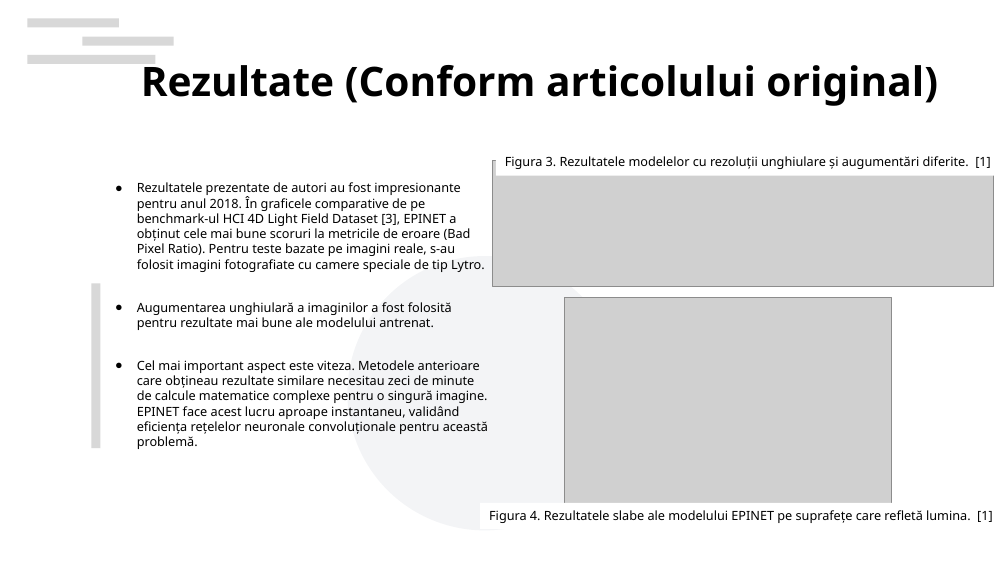
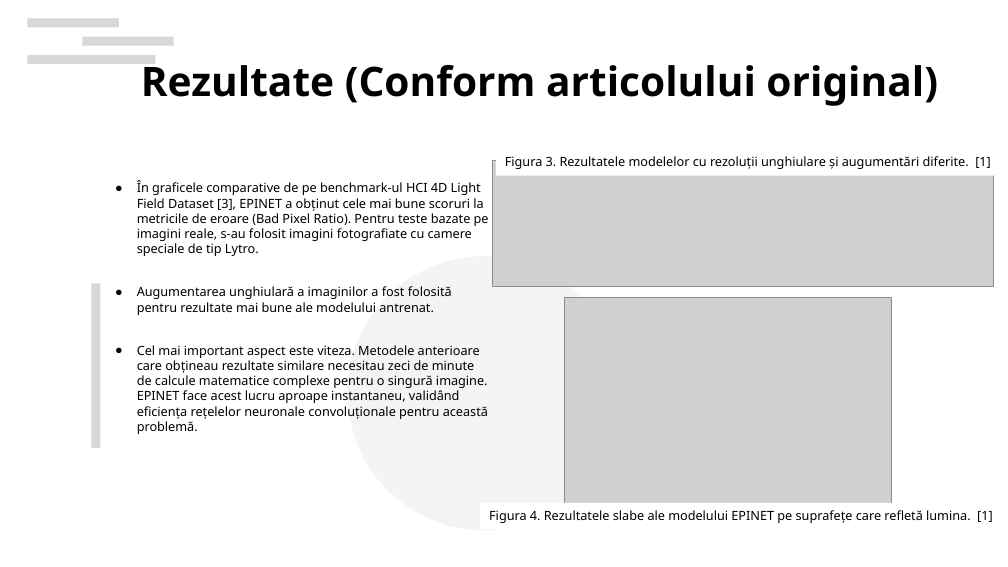
Before and after one commit to tbtiberiu/epinet, a slide deck: slide 5 of docs/Prezentare_EPINET_Boscan_Tiberiu-Ion.odp. Drawn at 1008x567 pixels with LibreOffice and Linux fonts; fonts in the diff are those of the drawing; grey boxes stand for pictures; background and template pictures are left out. Boxes give left, top, right and bottom in pixels: in the first picture for what was removed or moved away, otherwise in the second. Text is boxed around its words. In the diff, an @@ line names an element or a change of style, - is before the commit and + after.

```diff
--- a/docs/Prezentare_EPINET_Boscan_Tiberiu-Ion.odp
+++ b/docs/Prezentare_EPINET_Boscan_Tiberiu-Ion.odp
@@ text at (137, 180, 489, 256): text changed @@
-● Rezultatele prezentate de autori au fost impresionante pentru anul 2018. În graficele comparative de pe benchmark-ul HCI 4D Light Field Dataset [3], EPINET a obținut cele mai bune scoruri la metricile de eroare (Bad Pixel Ratio). Pentru teste bazate pe imagini reale, s-au folosit imagini fotografiate cu camere speciale de tip Lytro.
+● În graficele comparative de pe benchmark-ul HCI 4D Light Field Dataset [3], EPINET a obținut cele mai bune scoruri la metricile de eroare (Bad Pixel Ratio). Pentru teste bazate pe imagini reale, s-au folosit imagini fotografiate cu camere speciale de tip Lytro.
```
Also in this commit, not shown: 3 other slides changed, 2 other files.
